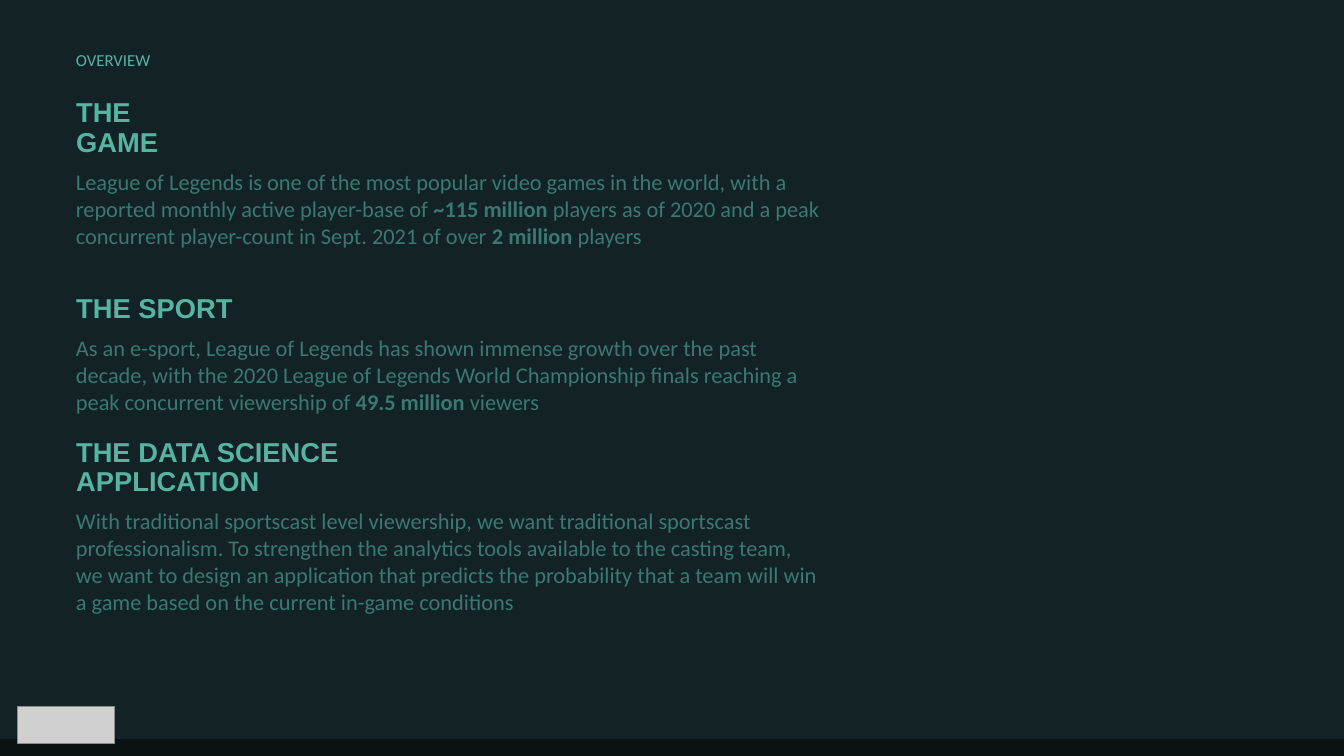
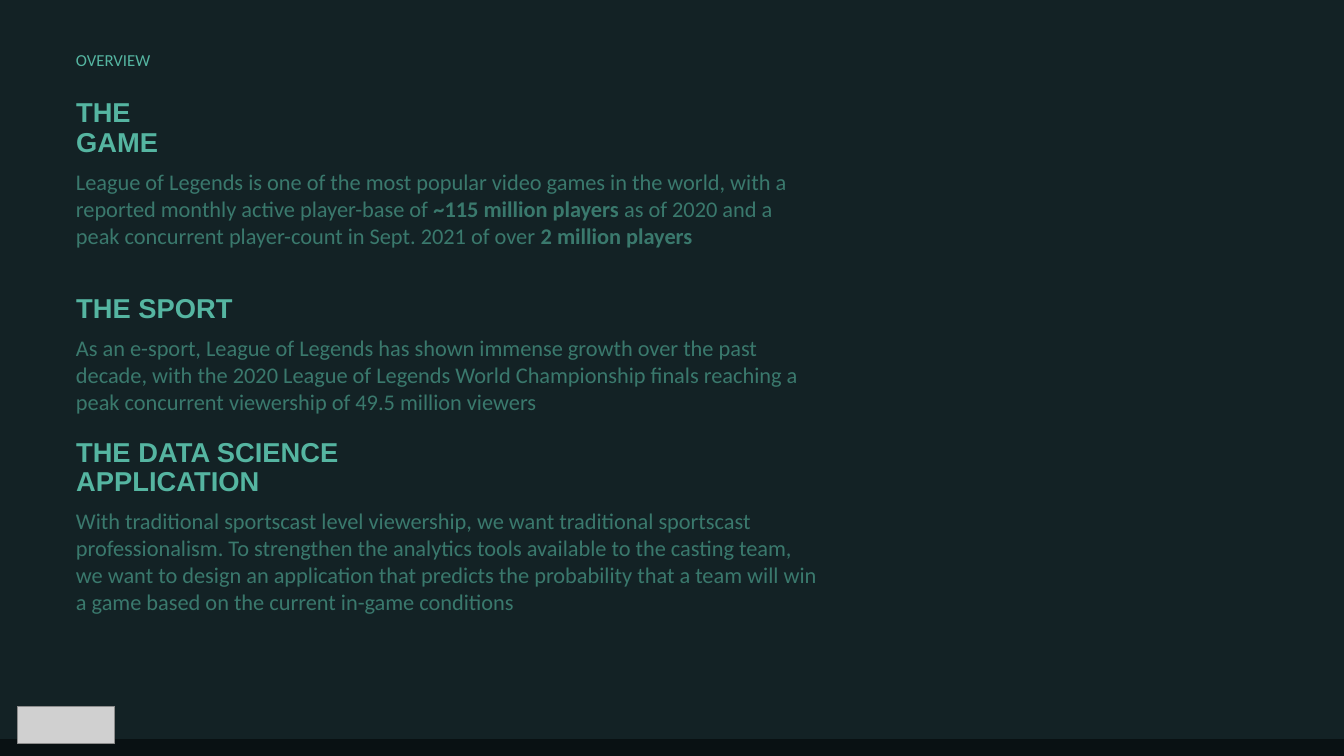
Before and after one commit to maneaterrbug/league_logistic_regression, a slide deck: slide 3 of deliverables/league_final.pptx. Drawn at 1344x756 pixels with LibreOffice and Linux fonts; fonts in the diff are those of the drawing; grey boxes stand for pictures. Boxes give left, top, right and bottom in pixels: in the first picture for what was removed or moved away, otherwise in the second. Text is boxed around its words. In the diff, an @@ line names an element or a change of style, - is before the commit and + after.

```diff
--- a/deliverables/league_final.pptx
+++ b/deliverables/league_final.pptx
@@ text "League of Legends is one ..." at (76,174,787,248): bold on in "players players" @@
@@ text "As an e-sport, League of ..." at (76,340,798,414): bold off in "49.5 million" @@
```
Also in this commit, not shown: 6 other slides changed.
